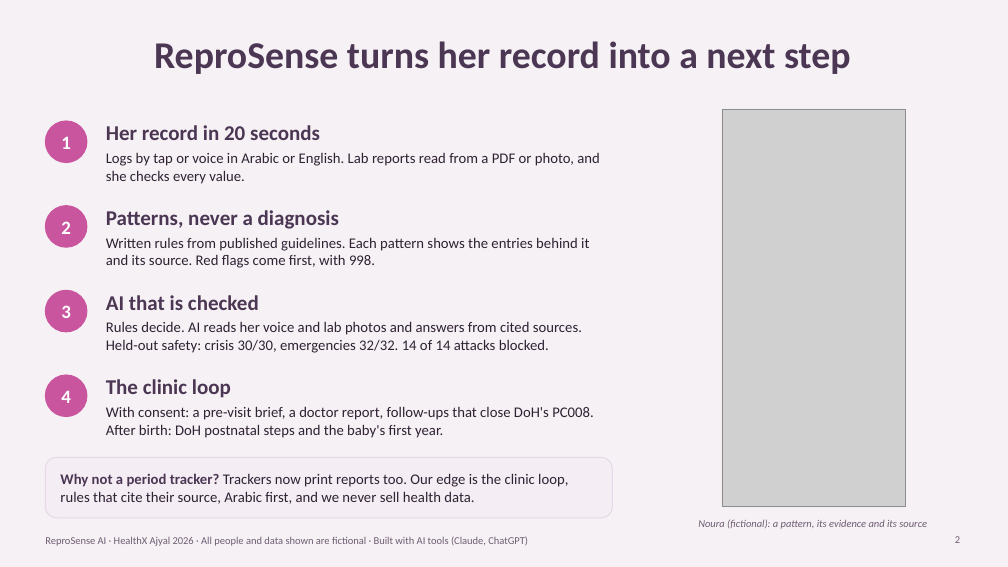
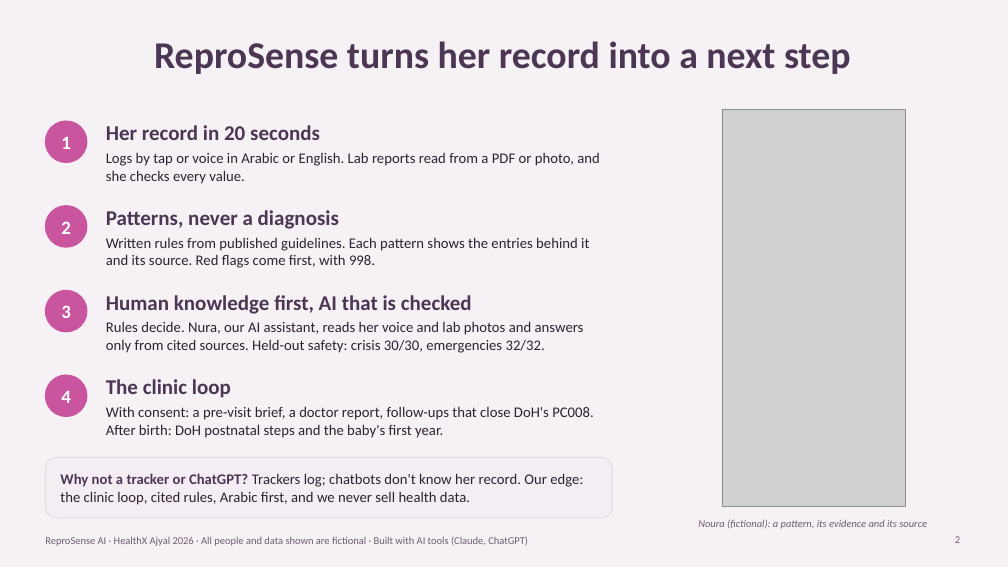
Before and after one commit to krish2105/ReproSense-AI-, a slide deck: slide 2 of pitch/ReproSense-submission.pptx. Drawn at 1008x567 pixels with LibreOffice and Linux fonts; fonts in the diff are those of the drawing; grey boxes stand for pictures. Boxes give left, top, right and bottom in pixels: in the first picture for what was removed or moved away, otherwise in the second. Text is boxed around its words. In the diff, an @@ line names an element or a change of style, - is before the commit and + after.

```diff
--- a/pitch/ReproSense-submission.pptx
+++ b/pitch/ReproSense-submission.pptx
@@ text at (106, 295, 472, 314): text changed @@
-AI that is checked
+Human knowledge first, AI that is checked
@@ text at (106, 321, 584, 353): text changed @@
-Rules decide. AI reads her voice and lab photos and answers from cited sources. Held-out safety: crisis 30/30, emergencies 32/32. 14 of 14 attacks blocked.
+Rules decide. Nura, our AI assistant, reads her voice and lab photos and answers only from cited sources. Held-out safety: crisis 30/30, emergencies 32/32.
@@ text at (60, 473, 583, 505): text changed @@
-Why not a period tracker? Trackers now print reports too. Our edge is the clinic loop, rules that cite their source, Arabic first, and we never sell health data.
+Why not a tracker or ChatGPT? Trackers log; chatbots don't know her record. Our edge: the clinic loop, cited rules, Arabic first, and we never sell health data.
```
Also in this commit, not shown: 1 other slide changed, 1 slide added, 8 other files.
